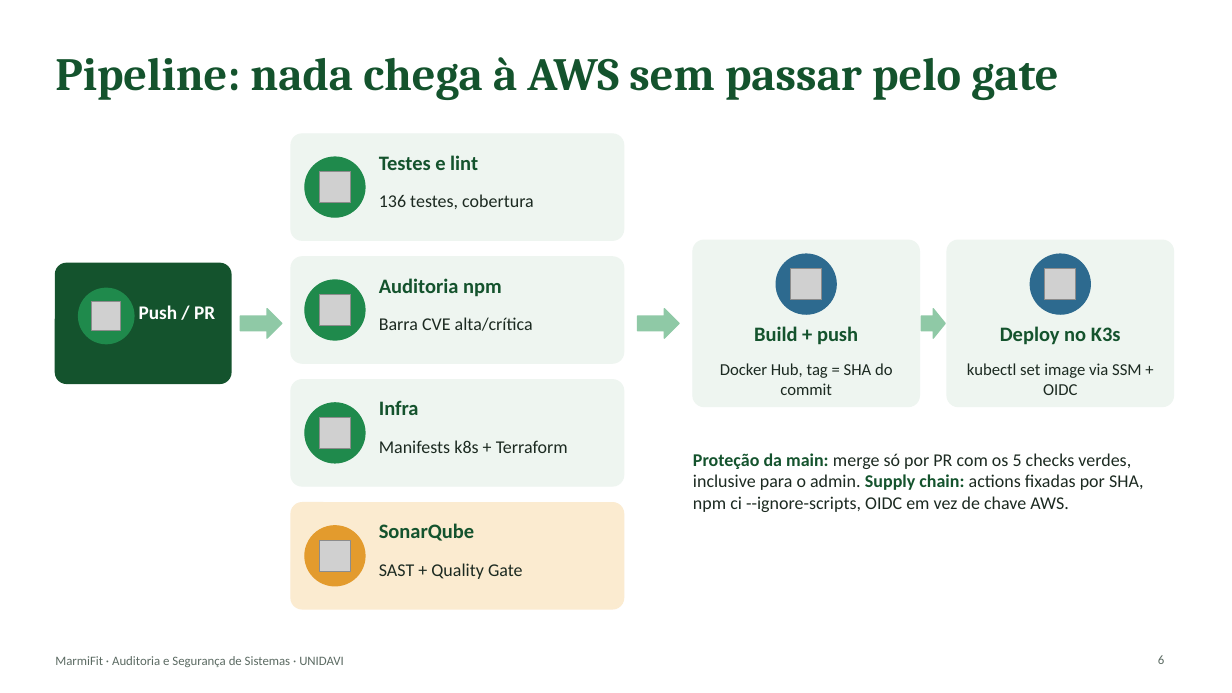
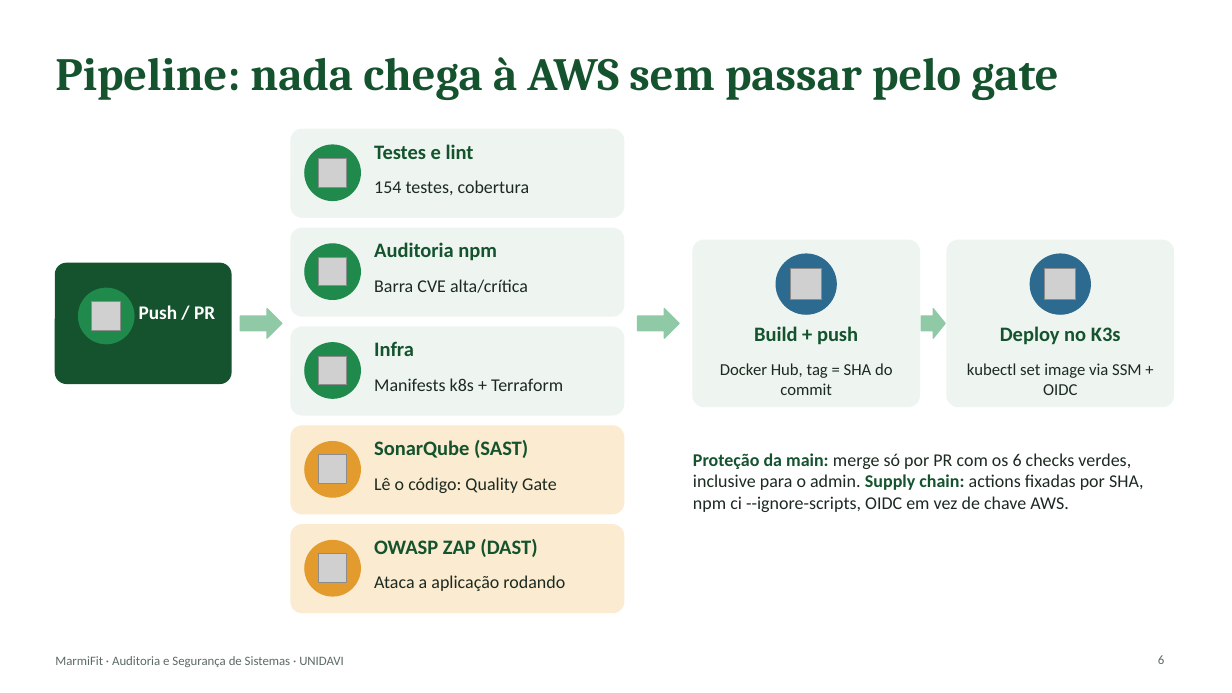
Before and after one commit to 1GustavoBorgonha1/aplicacao_tb_fnl_si, a slide deck: slide 6 of docs/apresentacao/MarmiFit-apresentacao.pptx. Drawn at 1232x693 pixels with LibreOffice and Linux fonts; fonts in the diff are those of the drawing; grey boxes stand for pictures. Boxes give left, top, right and bottom in pixels: in the first picture for what was removed or moved away, otherwise in the second. Text is boxed around its words. In the diff, an @@ line names an element or a change of style, - is before the commit and + after.

```diff
--- a/docs/apresentacao/MarmiFit-apresentacao.pptx
+++ b/docs/apresentacao/MarmiFit-apresentacao.pptx
@@ rounded rectangle: place and size @@
-rounded rectangle at [291, 134, 624, 240]
+rounded rectangle at [291, 129, 624, 217]
@@ ellipse: place and size @@
-ellipse at [305, 157, 365, 217]
+ellipse at [305, 145, 360, 201]
@@ text "Testes e lint": place and size @@
-text "Testes e lint" at [379, 155, 478, 170]
+text "Testes e lint" at [374, 144, 474, 159]
@@ picture: place and size @@
-picture at [320, 172, 351, 203]
+picture at [318, 158, 347, 187]
@@ text at [374, 180, 530, 195]: text changed @@
-136 testes, cobertura
+154 testes, cobertura
@@ rounded rectangle: place and size @@
-rounded rectangle at [291, 257, 624, 363]
+rounded rectangle at [291, 228, 624, 316]
@@ text "Auditoria npm": place and size @@
-text "Auditoria npm" at [379, 278, 502, 297]
+text "Auditoria npm" at [374, 242, 497, 261]
@@ ellipse: place and size @@
-ellipse at [305, 280, 365, 340]
+ellipse at [305, 244, 360, 299]
@@ picture: place and size @@
-picture at [320, 295, 351, 326]
+picture at [318, 257, 347, 286]
@@ text "Barra CVE alta/crítica": place and size @@
-text "Barra CVE alta/crítica" at [379, 317, 533, 331]
+text "Barra CVE alta/crítica" at [374, 279, 528, 293]
@@ proportions changed in 4 elements at [291, 525, 624, 613], [291, 129, 624, 217], [291, 228, 624, 316], [291, 327, 624, 415] @@
@@ rounded rectangle: place and size @@
-rounded rectangle at [291, 380, 624, 486]
+rounded rectangle at [291, 327, 624, 415]
@@ ellipse: place and size @@
-ellipse at [305, 403, 365, 463]
+ellipse at [305, 343, 360, 398]
@@ picture: place and size @@
-picture at [320, 418, 351, 449]
+picture at [318, 356, 347, 384]
@@ text "Infra": place and size @@
-text "Infra" at [379, 400, 419, 415]
+text "Infra" at [374, 341, 414, 356]
@@ text "Manifests k8s + Terraform": place and size @@
-text "Manifests k8s + Terraform" at [379, 440, 568, 453]
+text "Manifests k8s + Terraform" at [374, 378, 563, 391]
@@ rounded rectangle added at [291, 426, 624, 514], fill #FBEBD0, outline #FBEBD0 1 pt @@
@@ ellipse added at [305, 442, 360, 497], fill #E39B2D, outline #E39B2D 1 pt @@
@@ text at [374, 440, 528, 458]: text changed @@
-SonarQube
+SonarQube (SAST)
@@ picture: place and size @@
-picture at [320, 541, 351, 572]
+picture at [318, 455, 347, 483]
@@ text at [374, 477, 557, 493]: text changed @@
-SAST + Quality Gate
+Lê o código: Quality Gate
@@ text at [693, 453, 1144, 512]: text changed @@
-Proteção da main: merge só por PR com os 5 checks verdes, inclusive para o admin. Supply chain: actions fixadas por SHA, npm ci --ignore-scripts, OIDC em vez de chave AWS.
+Proteção da main: merge só por PR com os 6 checks verdes, inclusive para o admin. Supply chain: actions fixadas por SHA, npm ci --ignore-scripts, OIDC em vez de chave AWS.
@@ rounded rectangle: place and size @@
-rounded rectangle at [291, 503, 624, 609]
+rounded rectangle at [291, 525, 624, 613]
@@ text added at [374, 539, 537, 557], 16 pt, text #14532D, bold @@
+OWASP ZAP (DAST)
@@ ellipse: place and size @@
-ellipse at [305, 526, 365, 586]
+ellipse at [305, 541, 360, 596]
@@ picture added at [318, 554, 347, 582] @@
@@ text added at [374, 575, 565, 591], 14 pt, text #1C2A21 @@
+Ataca a aplicação rodando
```
Also in this commit, not shown: 7 other slides changed, 1 slide added, 1 other file.
